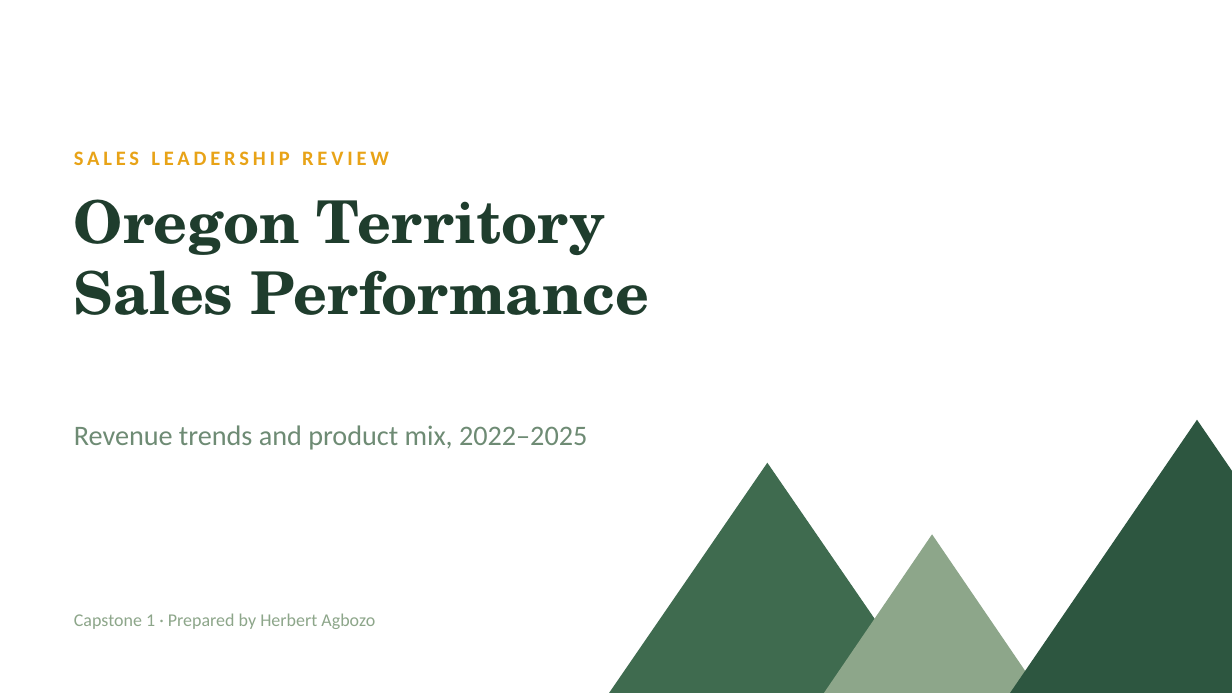
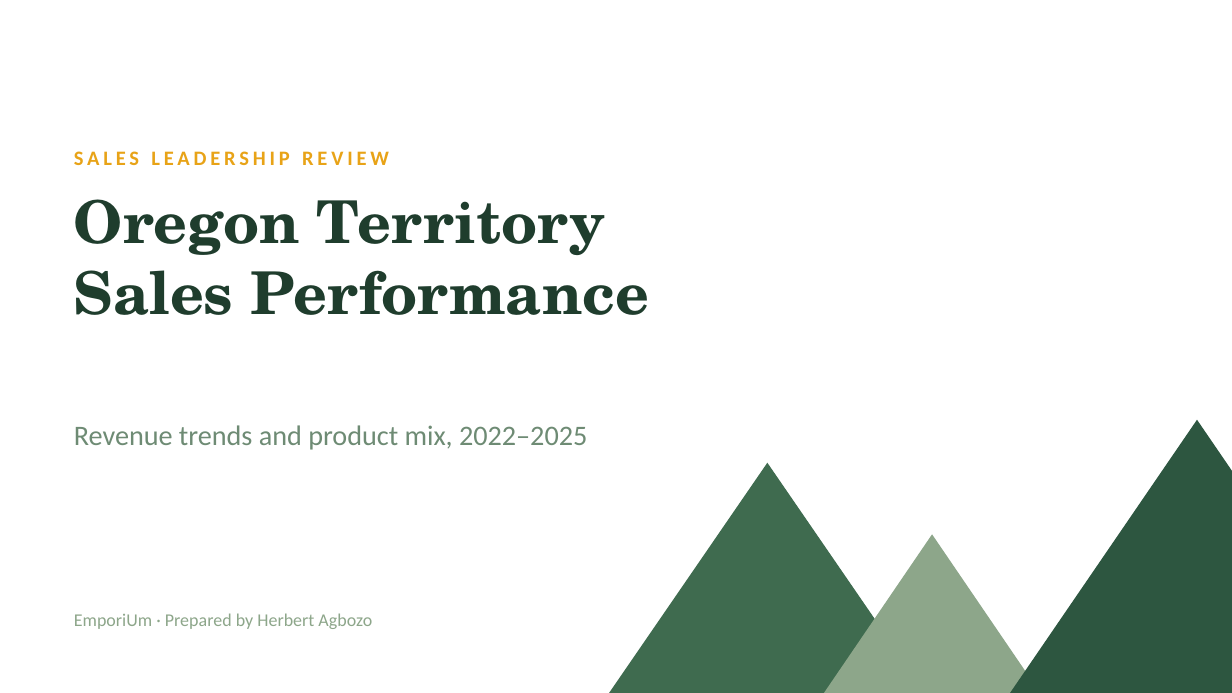
Before and after one commit to agbozoherbert-gif/Capstone_1, a slide deck: slide 1 of Agbozo_SQL_Capstone.pptx. Drawn at 1232x693 pixels with LibreOffice and Linux fonts; fonts in the diff are those of the drawing. Boxes give left, top, right and bottom in pixels: in the first picture for what was removed or moved away, otherwise in the second. Text is boxed around its words. In the diff, an @@ line names an element or a change of style, - is before the commit and + after.

Commit message:
Finalize Capstone Presentation

```diff
--- a/Agbozo_SQL_Capstone.pptx
+++ b/Agbozo_SQL_Capstone.pptx
@@ text in free at (74, 613, 372, 629): text changed @@
-Capstone 1 · Prepared by Herbert Agbozo
+EmporiUm · Prepared by Herbert Agbozo
```
Also in this commit, not shown: 2 other slides changed.
